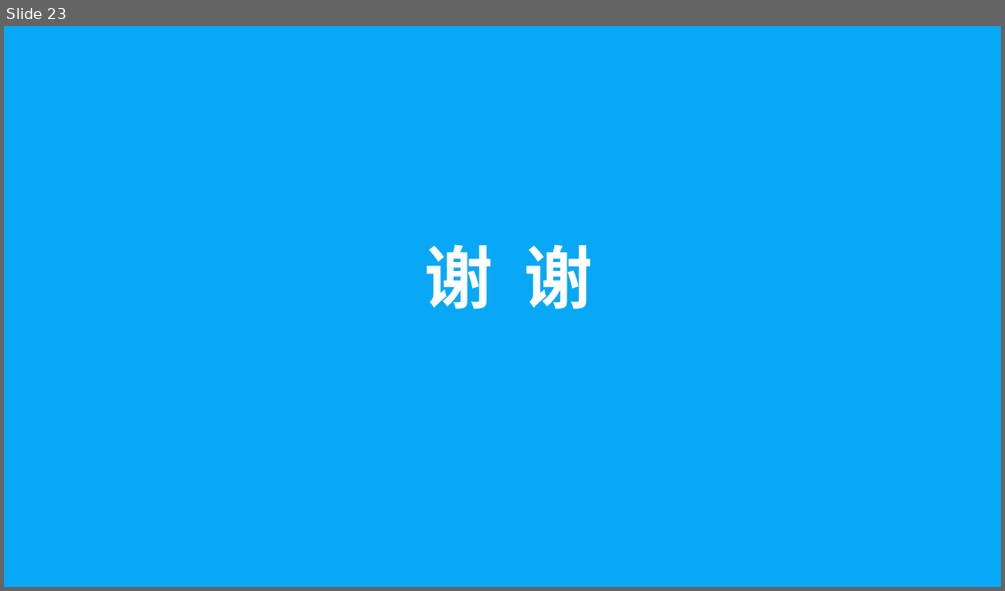
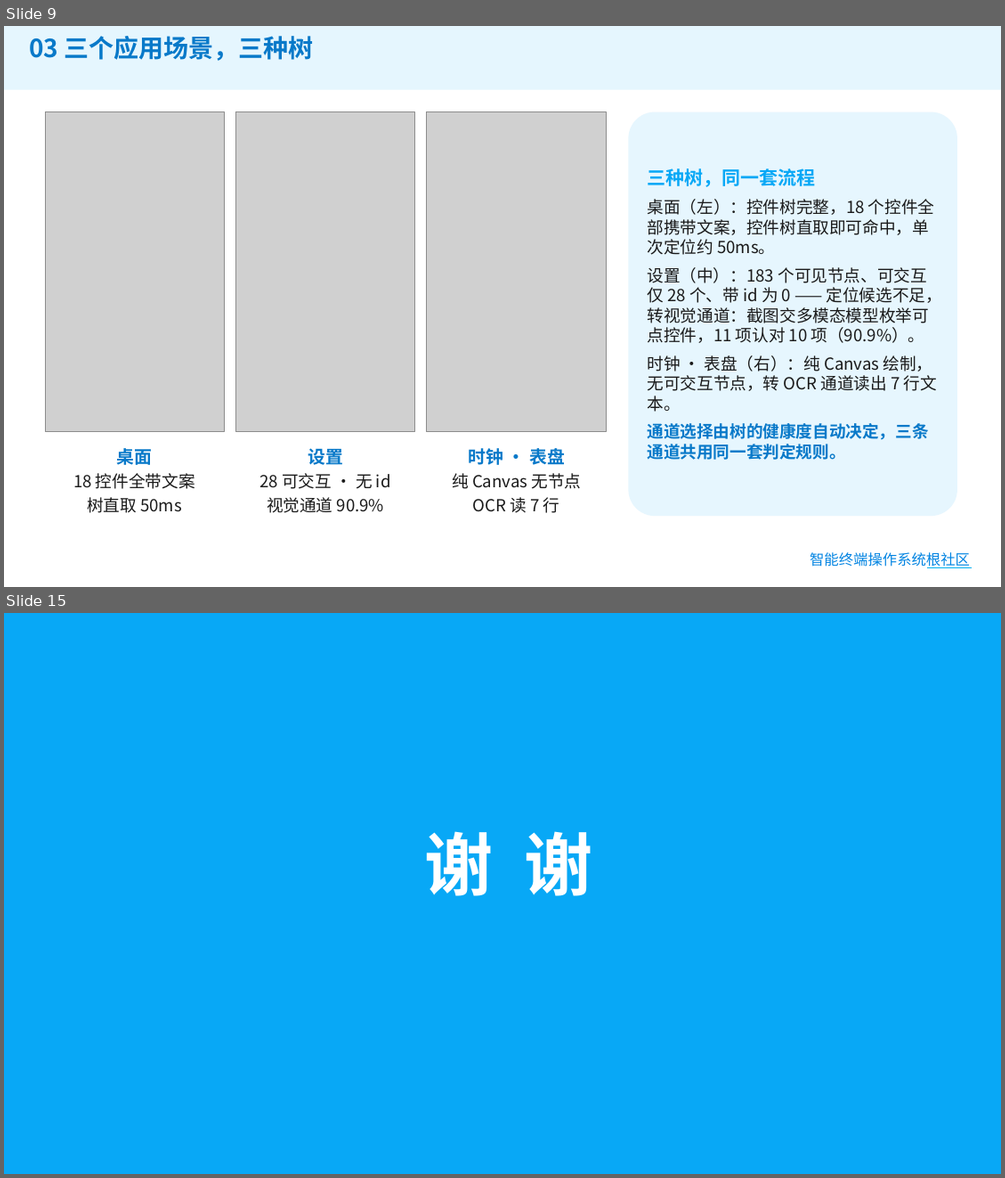
Before and after one commit to gema-secure/ohauto, a slide deck: 提交材料/03-答辩PPT.pptx. Shown one above the other, each under a label of ours: slide 23 before the commit, slides 9 and 15 after it; the slides between them are not shown. The pictures are 1005x591 and 1005x1178 pixels, drawn with LibreOffice and Linux fonts; fonts in the diff are those of the drawing; grey boxes stand for pictures; background and template pictures are left out. Boxes give left, top, right and bottom in pixels: in the first picture for what was removed or moved away, otherwise in the second. Text is boxed around its words. In the diff, an @@ line names an element or a change of style, - is before the commit and + after.

```diff
--- a/提交材料/03-答辩PPT.pptx
+++ b/提交材料/03-答辩PPT.pptx
@@ slide 9 added at <box>4,26,1001,587</box>, background #FFFFFF @@
@@ rectangle added at <box>4,26,1001,89</box>, fill #08A8F6 at 10% opacity @@
@@ text added at <box>29,36,313,61</box>, 24 pt, text #0879C9, bold @@
+03 三个应用场景，三种树
@@ picture added at <box>45,112,225,431</box> @@
@@ picture added at <box>235,112,415,431</box> @@
@@ picture added at <box>427,112,606,431</box> @@
@@ rounded rectangle added at <box>629,112,957,516</box>, fill #E6F6FE, 16 pt, text #1A1A1A @@
+三种树，同一套流程
+桌面（左）：控件树完整，18 个控件全部携带文案，控件树直取即可命中，单次定位约 50ms。
+设置（中）：183 个可见节点、可交互仅 28 个、带 id 为 0 —— 定位候选不足，转视觉通道：截图交多模态模型枚举可点控件，11 项认对 10 项（90.9%）。
+时钟 · 表盘（右）：纯 Canvas 绘制，无可交互节点，转 OCR 通道读出 7 行文本。
+通道选择由树的健康度自动决定，三条通道共用同一套判定规则。
@@ text added at <box>73,448,195,513</box>, 16 pt, text #1A1A1A @@
+桌面
+18 控件全带文案
+树直取 50ms
@@ text added at <box>260,448,391,513</box>, 16 pt, text #1A1A1A @@
+设置
+28 可交互 · 无 id
+视觉通道 90.9%
@@ text added at <box>452,448,581,513</box>, 16 pt, text #1A1A1A @@
+时钟 · 表盘
+纯 Canvas 无节点
+OCR 读 7 行
@@ text added at <box>809,552,970,568</box>, 14 pt, text gradient #0284E2 to #00B050 @@
+智能终端操作系统根社区
@@ line added from (928, 567) to (971, 567), #00B0F0 1.5 pt @@
@@ what was slide 23 is now slide 15 @@
```
Also in this commit, not shown: 2 slides changed, 11 other slides added, 20 slides removed, 1 other file.
